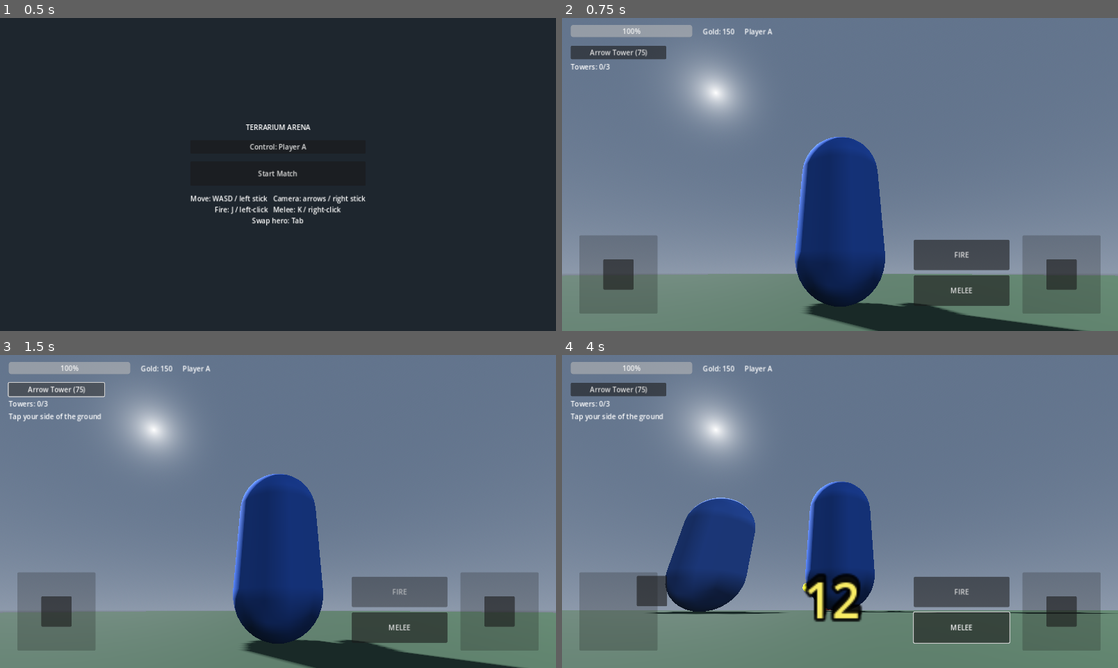
Above: before the commit, frames 1-4 (two rows, left to right).
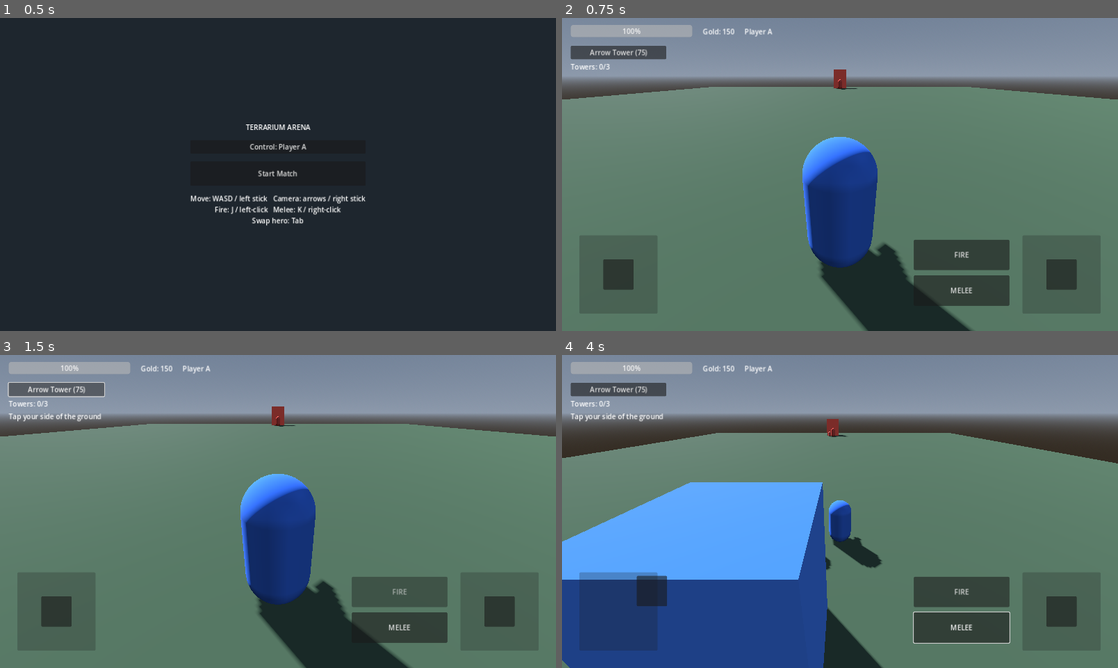
Above: after the commit, the same moments.

Repository: KevinFrazier/TerrariumGame
Game: Godot game, scene res://scenes/ui/lobby.tscn
Two runs of this game, one before a commit and one after it. Both use one fixed random seed, a clock stepped at 60 frames per second and the inputs below.
Inputs (mouse positions are in pixels of both pictures, inside the frame that each line leads up to):
- Up to frame 1 (0.5 s): no input
- Up to frame 2 (0.75 s): click "Start Match" at 0.5 s
- Up to frame 3 (1.5 s): click "Arrow Tower (75)" at 1.25 s
- Up to frame 4 (4 s): click "FIRE" at 2 s; click "MELEE" at 2.75 s; drag from (617, 611) to (895, 442) at 3.52 s

Frame 1 is identical in both runs. In frame 2, 69% of the frame differs, in the area x 0-100%, y 3-100%; in frame 3, 69%; in frame 4, 80%.

Commit message:
Fix inverted camera pitch and let shots aim down to the floor
- Camera pitch was inverted: positive pitch tilted the rig up, so it could
  only look from level to straight-up. Negate the X rotation so larger pitch
  looks down, all the way to the floor
- Fire along the camera's full 3D look direction (pitch included) so aiming
  down sends shots toward the floor; body yaw still tracks the camera
- Increase orbit yaw/pitch sensitivity

Diff:
--- a/scripts/entities/hero.gd
+++ b/scripts/entities/hero.gd
@@ -16,8 +16,8 @@
 @export var projectile_scene: PackedScene = preload("res://scenes/entities/projectile.tscn")
 
 @export_group("Camera Orbit")
-@export var cam_yaw_speed: float = 2.6       ## radians/sec from aim stick x
-@export var cam_pitch_speed: float = 1.8     ## radians/sec from aim stick y
+@export var cam_yaw_speed: float = 3.6       ## radians/sec from aim stick x
+@export var cam_pitch_speed: float = 2.6     ## radians/sec from aim stick y
 @export var cam_pitch_min: float = 0.05      ## near level
 @export var cam_pitch_max: float = 1.5708    ## 90 degrees: straight down
 @export var cam_pitch_start: float = 0.45    ## ~26 degrees, default tilt
@@ -58,7 +58,7 @@
 	health.died.connect(_on_died)
 	_apply_team_tint()
 	_cam_pitch = cam_pitch_start
-	camera_pivot.rotation = Vector3(_cam_pitch, _cam_yaw, 0.0)
+	camera_pivot.rotation = Vector3(-_cam_pitch, _cam_yaw, 0.0)
 	_set_camera_active(controlled)
 
 func _apply_team_tint() -> void:
@@ -145,7 +145,9 @@
 	if aim_in.length_squared() > 0.0001:
 		_cam_yaw -= aim_in.x * cam_yaw_speed * delta
 		_cam_pitch = clampf(_cam_pitch + aim_in.y * cam_pitch_speed * delta, cam_pitch_min, cam_pitch_max)
-	camera_pivot.rotation = Vector3(_cam_pitch, _cam_yaw, 0.0)
+	# Negative X rotation tilts the rig downward, so a larger _cam_pitch looks
+	# further down (up to straight down at the floor).
+	camera_pivot.rotation = Vector3(-_cam_pitch, _cam_yaw, 0.0)
 
 func _apply_facing(delta: float) -> void:
 	if _facing.length_squared() < 0.0001:
@@ -158,10 +160,11 @@
 	if _fire_timer > 0.0 or health.is_dead() or projectile_scene == null:
 		return
 	_fire_timer = fire_cooldown_sec
-	# Shoot straight along the camera yaw (the direction the hero is facing).
-	var shot_dir := _facing
+	# Shoot along the camera's full look direction, including pitch, so aiming
+	# down sends the shot toward the floor (body yaw still tracks the camera).
+	var shot_dir := -camera.global_transform.basis.z if camera else _facing
 	if shot_dir.length_squared() < 0.0001:
-		shot_dir = -global_transform.basis.z
+		shot_dir = _facing if _facing.length_squared() > 0.0001 else -global_transform.basis.z
 	var p := projectile_scene.instantiate() as Projectile
 	get_tree().current_scene.add_child(p)
 	p.global_position = muzzle.global_position
